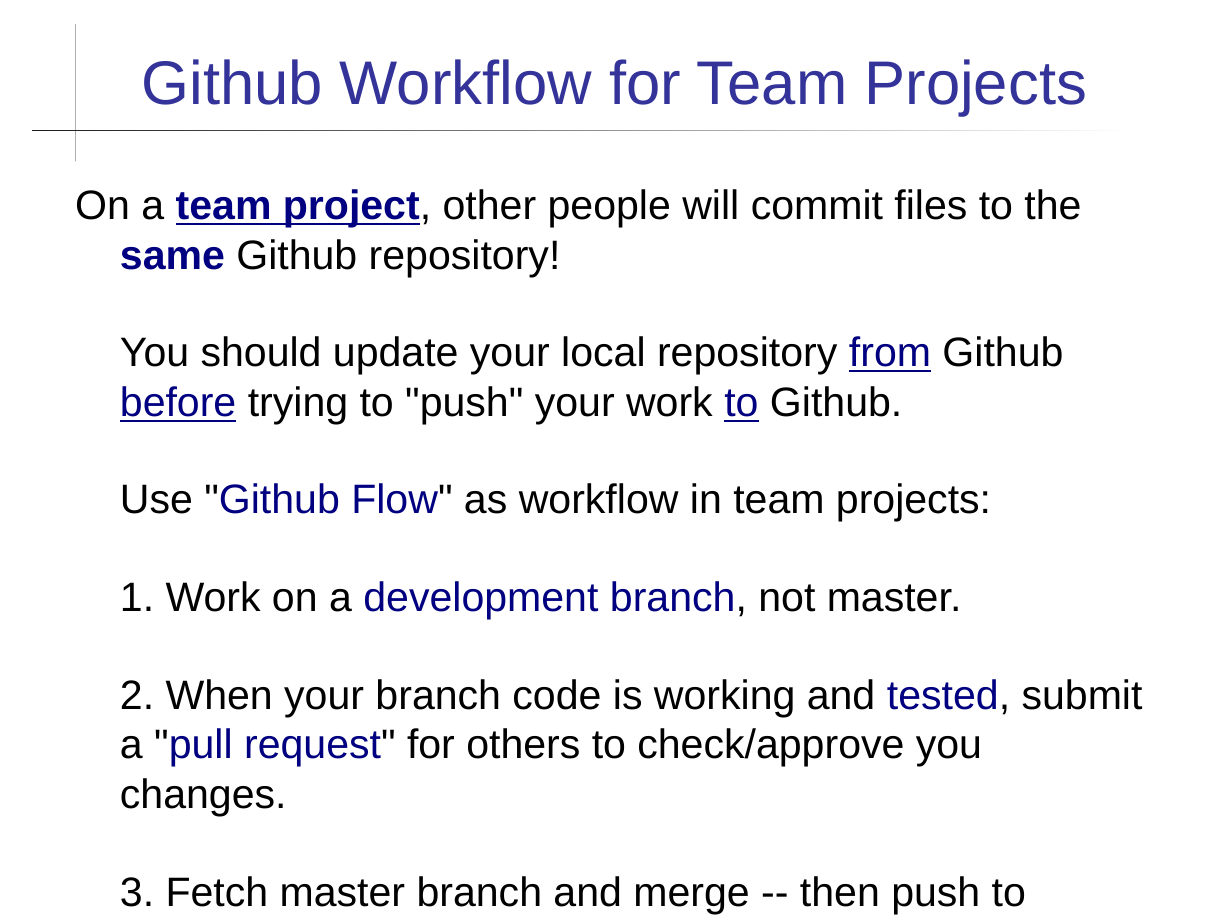
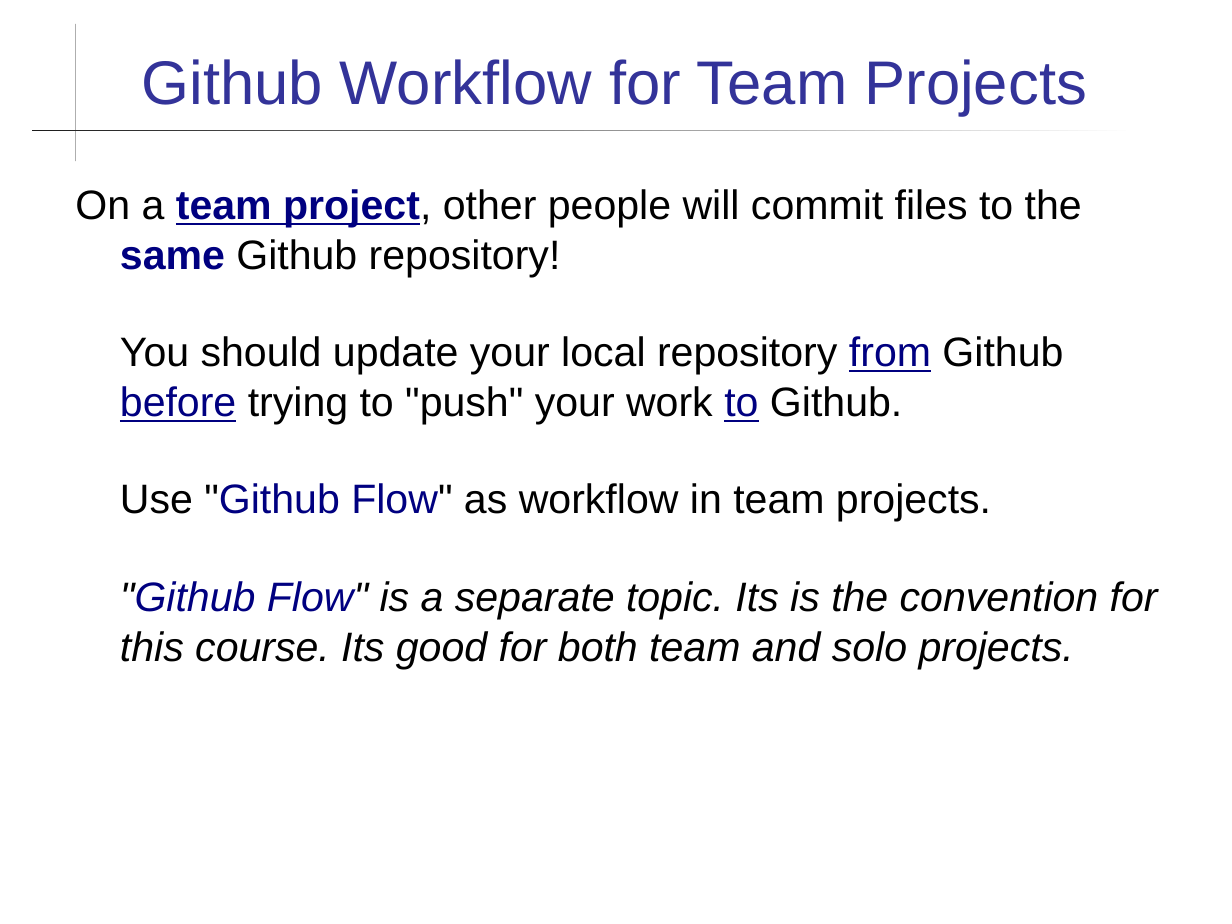
Before and after one commit to cpske/ISP, a slide deck: slide 18 of git/Using-Github.ppt (slide 16 before the commit). Drawn at 1232x924 pixels with LibreOffice and Linux fonts; fonts in the diff are those of the drawing. Boxes give left, top, right and bottom in pixels: in the first picture for what was removed or moved away, otherwise in the second. Text is boxed around its words. In the diff, an @@ line names an element or a change of style, - is before the commit and + after.

```diff
--- a/git/Using-Github.ppt
+++ b/git/Using-Github.ppt
@@ text at box(120, 483, 1158, 669): text changed; italic on @@
-Use "Github Flow" as workflow in team projects:
-1. Work on a development branch, not master.
-2. When your branch code is working and tested, submit a "pull request" for others to check/approve you changes.
-3. Fetch master branch and merge -- then push to github.
+Use "Github Flow" as workflow in team projects.
+"Github Flow" is a separate topic. Its is the convention for this course. Its good for both team and solo projects.
```
Also in this commit, not shown: 12 other slides changed, 2 slides added, 28 other files.
